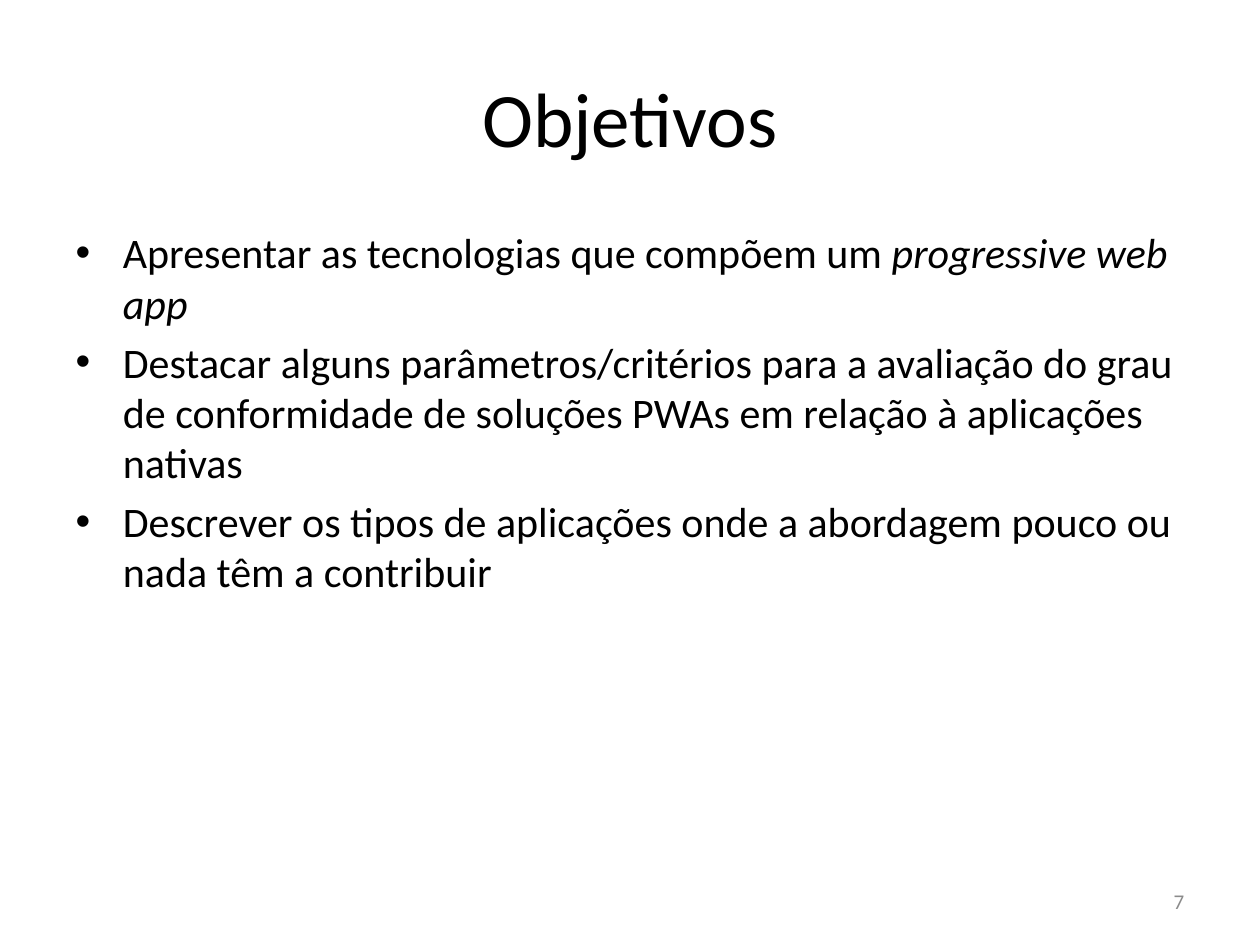
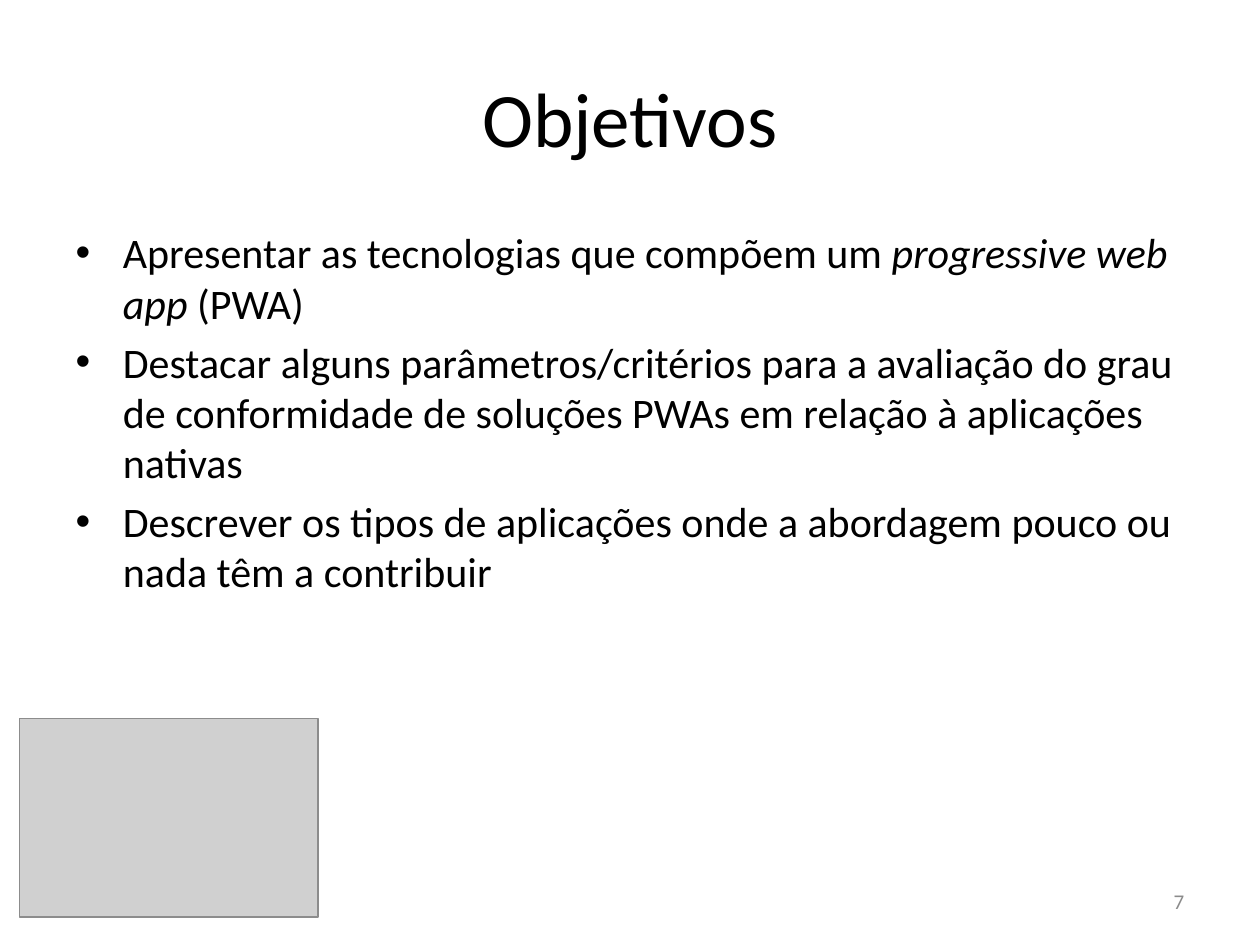
Before and after one commit to rfc410/tcc, a slide deck: slide 7 of apresentacao.pptx. Drawn at 1260x945 pixels with LibreOffice and Linux fonts; fonts in the diff are those of the drawing; grey boxes stand for pictures. Boxes give left, top, right and bottom in pixels: in the first picture for what was removed or moved away, otherwise in the second. Text is boxed around its words. In the diff, an @@ line names an element or a change of style, - is before the commit and + after.

```diff
--- a/apresentacao.pptx
+++ b/apresentacao.pptx
@@ text at (x1=123, y1=238, x2=1168, y2=326): text changed @@
-• Apresentar as tecnologias que compõem um progressive web app
+• Apresentar as tecnologias que compõem um progressive web app (PWA)
@@ picture added at (x1=20, y1=718, x2=319, y2=916) @@
```
Also in this commit, not shown: 12 other slides changed, 2 slides added, 4 slides removed.
